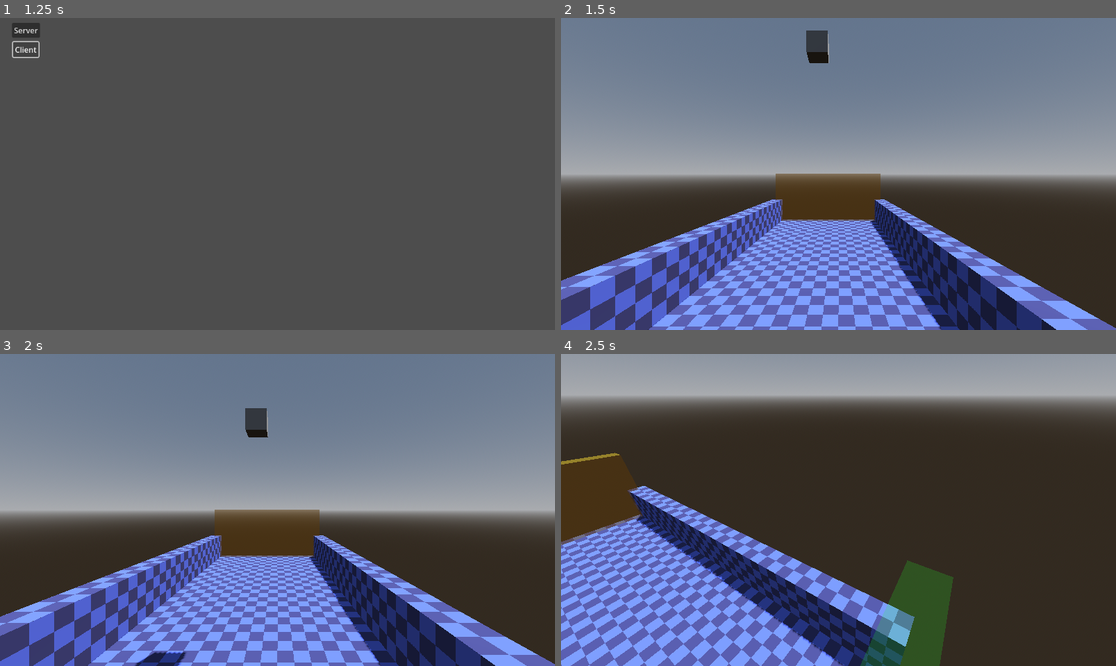
Above: before the commit, frames 1-4 (two rows, left to right).
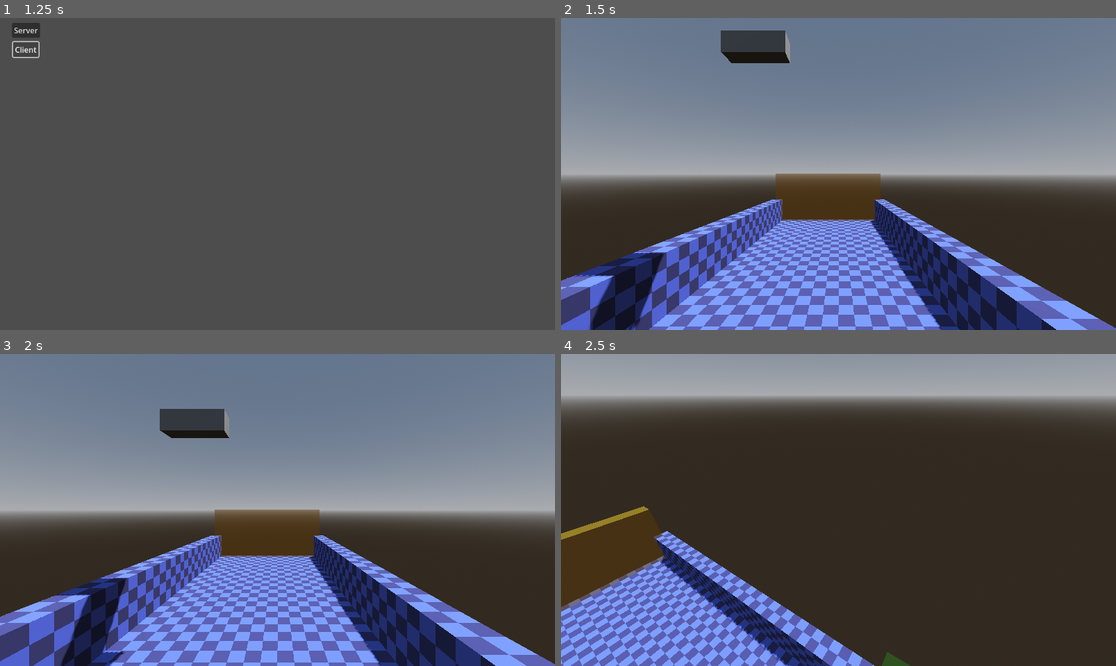
Above: after the commit, the same moments.

Repository: Dreemlan/godot-multiplayer-physics
Game: Godot game, scene res://scenes/menu/main_menu.tscn
The game is run twice, just before and just after one commit, with the same random seed, the same clock (stepped at 60 frames per second) and the same inputs.
Inputs (mouse positions are in pixels of both pictures, inside the frame that each line leads up to):
- Up to frame 1 (1.25 s): click "Client" at 0.5 s
- Up to frame 2 (1.5 s): click "Server" at 1.25 s
- Up to frame 3 (2 s): no input
- Up to frame 4 (2.5 s): tap Enter at 2 s; move the mouse to (866, 510) at 2.02 s; hold Shift (fly_up) from 2.03 s (still down)

Frame 1 is identical in both runs. In frame 2, 3.9% of the frame differs, in the area x 2-49%, y 4-100%; in frame 3, 3.9%; in frame 4, 23%, in the area x 0-71%, y 31-100%.

Commit message:
Improving player controller

Diff:
--- a/project.godot
+++ b/project.godot
@@ -64,8 +64,14 @@
 ]
 }
 
+[layer_names]
+
+3d_physics/layer_1="World"
+3d_physics/layer_2="Player"
+
 [physics]
 
+common/physics_ticks_per_second=120
 3d/physics_engine="Jolt Physics"
 
 [rendering]
--- /dev/null
+++ b/scenes/floor_detect.tscn
@@ -0,0 +1,7 @@
+[gd_scene load_steps=2 format=3 uid="uid://bbh234p6g6bgq"]
+
+[ext_resource type="Script" uid="uid://23gwp6ekhtas" path="res://scripts/floor_detect.gd" id="1_6yck1"]
+
+[node name="FloorDetect" type="RayCast3D"]
+target_position = Vector3(0, -3, 0)
+script = ExtResource("1_6yck1")
--- a/scenes/game.tscn
+++ b/scenes/game.tscn
@@ -1,8 +1,9 @@
-[gd_scene load_steps=21 format=3 uid="uid://hv50o70eg525"]
+[gd_scene load_steps=23 format=3 uid="uid://hv50o70eg525"]
 
 [ext_resource type="Script" uid="uid://g7drc843eqpg" path="res://scripts/game.gd" id="1_lnu2h"]
 [ext_resource type="Texture2D" uid="uid://b8a3igifupdic" path="res://assets/prototype/prototype_tile_001.png" id="2_yqjtg"]
 [ext_resource type="Script" uid="uid://115vqf0jjm5k" path="res://scripts/sync_transforms.gd" id="3_lnu2h"]
+[ext_resource type="Script" uid="uid://rskc8c4lrm2e" path="res://scripts/outofbounds.gd" id="4_lbhrr"]
 
 [sub_resource type="ProceduralSkyMaterial" id="ProceduralSkyMaterial_lnu2h"]
 sky_horizon_color = Color(0.66224277, 0.6717428, 0.6867428, 1)
@@ -38,8 +39,10 @@
 size = Vector3(1, 5, 20)
 
 [sub_resource type="BoxShape3D" id="BoxShape3D_yqjtg"]
+size = Vector3(3, 1, 1)
 
 [sub_resource type="BoxMesh" id="BoxMesh_lnu2h"]
+size = Vector3(3, 1, 1)
 
 [sub_resource type="BoxShape3D" id="BoxShape3D_iywne"]
 size = Vector3(10, 10, 1)
@@ -60,6 +63,8 @@
 
 [sub_resource type="BoxMesh" id="BoxMesh_p57ef"]
 size = Vector3(10, 10, 1)
+
+[sub_resource type="WorldBoundaryShape3D" id="WorldBoundaryShape3D_lbhrr"]
 
 [node name="Game" type="Node3D"]
 script = ExtResource("1_lnu2h")
@@ -102,7 +107,8 @@
 skeleton = NodePath("../../Wall1")
 
 [node name="RigidBody3D" type="RigidBody3D" parent="."]
-transform = Transform3D(1, 0, 0, 0, 1, 0, 0, 0, 1, 0, 11.336533, 0)
+transform = Transform3D(1, 0, 0, 0, 1, 0, 0, 0, 1, -3, 11.336533, 0)
+collision_mask = 3
 
 [node name="SyncTransforms" type="Node" parent="RigidBody3D"]
 script = ExtResource("3_lnu2h")
@@ -135,3 +141,11 @@
 [node name="MeshInstance3D" type="MeshInstance3D" parent="Goal2"]
 material_override = SubResource("StandardMaterial3D_u5sy4")
 mesh = SubResource("BoxMesh_p57ef")
+
+[node name="OutOfBounds" type="Area3D" parent="."]
+collision_layer = 0
+collision_mask = 2
+script = ExtResource("4_lbhrr")
+
+[node name="CollisionShape3D" type="CollisionShape3D" parent="OutOfBounds"]
+shape = SubResource("WorldBoundaryShape3D_lbhrr")
--- a/scenes/player.tscn
+++ b/scenes/player.tscn
@@ -1,6 +1,9 @@
-[gd_scene load_steps=5 format=3 uid="uid://c2iftx1mjhm5y"]
+[gd_scene load_steps=7 format=3 uid="uid://c2iftx1mjhm5y"]
 
 [ext_resource type="Script" uid="uid://dt828ee81suid" path="res://scripts/player_controller.gd" id="1_qhqgy"]
+[ext_resource type="PackedScene" uid="uid://bbh234p6g6bgq" path="res://scenes/floor_detect.tscn" id="2_g2els"]
+
+[sub_resource type="PhysicsMaterial" id="PhysicsMaterial_g2els"]
 
 [sub_resource type="CapsuleShape3D" id="CapsuleShape3D_3vyb7"]
 radius = 1.0
@@ -13,7 +16,10 @@
 size = Vector3(0.2, 0.2, 1)
 
 [node name="Player" type="RigidBody3D"]
+collision_layer = 2
+collision_mask = 5
 mass = 30.0
+physics_material_override = SubResource("PhysicsMaterial_g2els")
 can_sleep = false
 lock_rotation = true
 
@@ -45,5 +51,5 @@
 transform = Transform3D(0.96592593, -0.12940952, 0.2241439, 0, 0.8660254, 0.5, -0.25881904, -0.48296294, 0.83651626, -0.4, -0.25, -0.4)
 mesh = SubResource("BoxMesh_3vyb7")
 
-[node name="FloorDetect" type="RayCast3D" parent="."]
+[node name="FloorDetect" parent="." instance=ExtResource("2_g2els")]
 transform = Transform3D(1, 0, 0, 0, 1, 0, 0, 0, 1, 0, 0.5, 0)
--- /dev/null
+++ b/scripts/floor_detect.gd
@@ -0,0 +1,16 @@
+extends RayCast3D
+
+@onready var body = get_parent() as RigidBody3D
+
+func _process(_delta: float) -> void:
+	if is_on_floor():
+		body.linear_damp = 5
+	else:
+		body.linear_damp = 0
+
+func is_on_floor() -> bool:
+	force_raycast_update()
+	if is_colliding():
+		return true
+	else:
+		return false
--- /dev/null
+++ b/scripts/outofbounds.gd
@@ -0,0 +1,10 @@
+extends Area3D
+
+func _ready() -> void:
+	body_entered.connect(_body_entered)
+
+func _body_entered(body: Node) -> void:
+	if multiplayer.is_server():
+		# "Respawn" by moving to center of level in the air
+		body.linear_velocity = Vector3.ZERO
+		body.global_position = Vector3(0, 10, 0)
--- a/scripts/player_controller.gd
+++ b/scripts/player_controller.gd
@@ -17,14 +17,14 @@
 var last_confirmed_input: int = 0
 
 # Interpolation / Smoothing
-const SNAPSHOT_BUFFER_SIZE: int = 20
+const SNAPSHOT_BUFFER_SIZE: int = 40
 var snapshots: Array = []
 const INTERP_DELAY_MS: int = 100
 const MAX_VISUAL_DRIFT : float = 0.12
 const CORRECTION_FACTOR: float = 0.2
 
 # Movement
-const MOVE_SPEED: float = 5.0
+const MOVE_SPEED: float = 10.0
 var cam_dir: Vector3 = Vector3.ZERO
 
 
@@ -42,30 +42,35 @@
 			if Input.mouse_mode == Input.MOUSE_MODE_CAPTURED:
 				_rotate_camera(event)
 				cam_dir = -basis.z.normalized()
-
-		if event is InputEventKey:
-			_free_mouse()
+		elif event.is_action_pressed("esc"):
+			_toggle_mouse_mode()
 
 
 func _process(_delta: float) -> void:
+	_smooth_correction_toward_physics()
+	_update_visual_transform()
+
+
+func _physics_process(_delta: float) -> void:
 	if is_multiplayer_authority():
 		_client_process()
-
-	_smooth_correction_toward_physics()
-	_update_visual_transform()
 
 
 func _client_process() -> void:
 	input_seq += 1
 	input_dir = Input.get_vector("move_left", "move_right", "move_up", "move_down").normalized()
-	var input_state = {"seq": input_seq, "dir": input_dir}
+
+	var input_state = {
+		"seq": input_seq,
+		"dir": input_dir
+	}
 
 	_apply_movement(input_dir)
 
 	pending_inputs.append(input_state)
 
 	server_receive_input.rpc_id(1, input_state)
-
+	server_receive_camera_basis.rpc(basis)
 
 
 ## Logic
@@ -75,7 +80,6 @@
 	pitch_input -= event.relative.y * mouse_sensitivity
 	pitch_input = clamp(pitch_input, -85, 85)
 	basis = _quat_rotate(twist_input, pitch_input)
-	server_receive_camera_basis.rpc(basis)
 
 
 ## RPC
@@ -126,7 +130,7 @@
 
 ## Helper
 
-func _free_mouse() -> void:
+func _toggle_mouse_mode() -> void:
 	if Input.is_action_just_pressed("ui_cancel"):
 		if Input.get_mouse_mode() == Input.MOUSE_MODE_CAPTURED:
 			Input.set_mouse_mode(Input.MOUSE_MODE_VISIBLE)
@@ -137,9 +141,6 @@
 	var twist_quat = Quaternion(Vector3.UP, deg_to_rad(twist))
 	var pitch_quat = Quaternion(Vector3.RIGHT, deg_to_rad(pitch))
 	return Basis(twist_quat * pitch_quat)
-
-
-## Helper
 
 func _apply_movement(dir: Vector2) -> void:
 	if dir == Vector2.ZERO: return
@@ -148,14 +149,10 @@
 	force.y = 0
 	body.apply_central_impulse(force)
 
-
 func _prune_pending_inputs() -> void:
 	pending_inputs = pending_inputs.filter(
 		func(i): return i["seq"] > last_confirmed_input
 	)
-	#if pending_inputs.size() > MAX_INPUTS:
-		#pending_inputs = pending_inputs.slice(-MAX_INPUTS, MAX_INPUTS)
-
 
 func _update_visual_transform() -> void:
 	if snapshots.size() < 2:
@@ -188,6 +185,7 @@
 	# ---- interpolation / extrapolation -------------------------------
 	if newer["time"] != older["time"]:
 		var t = float(target_frame - older["time"]) / float(newer["time"] - older["time"])
+		t = clamp(t, 0.0, 1.0)
 		var interp_pos = older["pos"].lerp(newer["pos"], t)
 
 		var q_old = Quaternion(older["basis"])
--- a/scripts/sync_transforms.gd
+++ b/scripts/sync_transforms.gd
@@ -5,21 +5,26 @@
 
 # Interpolation / Smoothing
 var snapshots: Array = []
-const SNAPSHOT_BUFFER_SIZE: int = 20
+const SNAPSHOT_BUFFER_SIZE: int = 40
 const INTERP_DELAY_MS: int = 200
-const MAX_VISUAL_DRIFT : float = 0.2
-const CORRECTION_FACTOR: float = 0.2
+const MAX_VISUAL_DRIFT : float = 0.4
+const CORRECTION_FACTOR: float = 0.05
 
 
 ## Core Logic
 
 func _process(_delta: float) -> void:
 	if multiplayer.is_server():
+		pass
+	else:
+		_smooth_correction_toward_physics()
+		_update_visual_transform()
+
+func _physics_process(_delta: float) -> void:
+	if multiplayer.is_server():
 		_server_process()
 	else:
-		return
-		_smooth_correction_toward_physics()
-		_update_visual_transform()
+		pass
 
 
 ## Server Logic
@@ -30,7 +35,7 @@
 		"basis": body.global_basis,
 		"lin_vel": body.linear_velocity,
 		"ang_vel": body.angular_velocity,
-		"time": Engine.get_physics_frames()
+		"time": Time.get_ticks_msec()
 	}
 	client_receive_state.rpc(server_state)
 
@@ -62,33 +67,29 @@
 	if snapshots.size() < 2:
 		return
 
-	var fps = ProjectSettings.get_setting("physics/common/physics_ticks_per_second")
-	var delay_frames = int(round(INTERP_DELAY_MS / (1000.0 / fps)))
-	var target_frame = Engine.get_physics_frames() - delay_frames
+	var now = Time.get_ticks_msec()
+	var target_time = now - INTERP_DELAY_MS
 
-	# ---- locate surrounding snapshots (same as before) -----------------
 	var older = null
 	var newer = null
 
 	for i in range(snapshots.size() - 1, -1, -1):
 		var s = snapshots[i]
-		if s["time"] <= target_frame:
+		if s["time"] <= target_time:
 			older = s
 			if i + 1 < snapshots.size():
 				newer = snapshots[i + 1]
 			break
 
 	if older == null:
-		# Target is older than the oldest snapshot → use the oldest
 		older = snapshots.front()
 		newer = snapshots[1] if snapshots.size() > 1 else older
 	elif newer == null:
-		# Target is newer than the newest snapshot → extrapolate
-		newer = older   # makes the later branch treat it as “no newer”
+		newer = older
 
-	# ---- interpolation / extrapolation -------------------------------
 	if newer["time"] != older["time"]:
-		var t = float(target_frame - older["time"]) / float(newer["time"] - older["time"])
+		var t = float(target_time - older["time"]) / float(newer["time"] - older["time"])
+		t = clamp(t, 0.0, 1.0)
 		var interp_pos = older["pos"].lerp(newer["pos"], t)
 
 		var q_old = Quaternion(older["basis"])
@@ -100,7 +101,7 @@
 		visual_body.global_basis = interp_basis
 	else:
 		var latest = older
-		var dt = (target_frame - latest["time"]) * (1.0 / fps)
+		var dt = (target_time - older["time"]) / 1000.0  # convert ms → s
 
 		var extrap_pos = latest["pos"] + latest["lin_vel"] * dt
 
Not shown, added: scripts/floor_detect.gd.uid
Not shown, added: scripts/outofbounds.gd.uid
